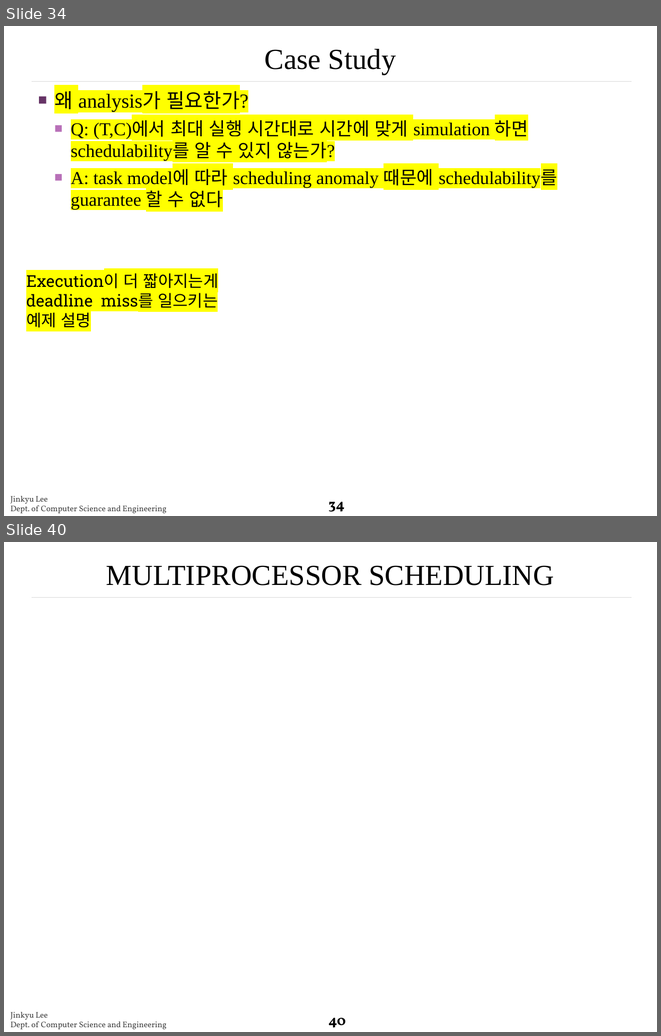
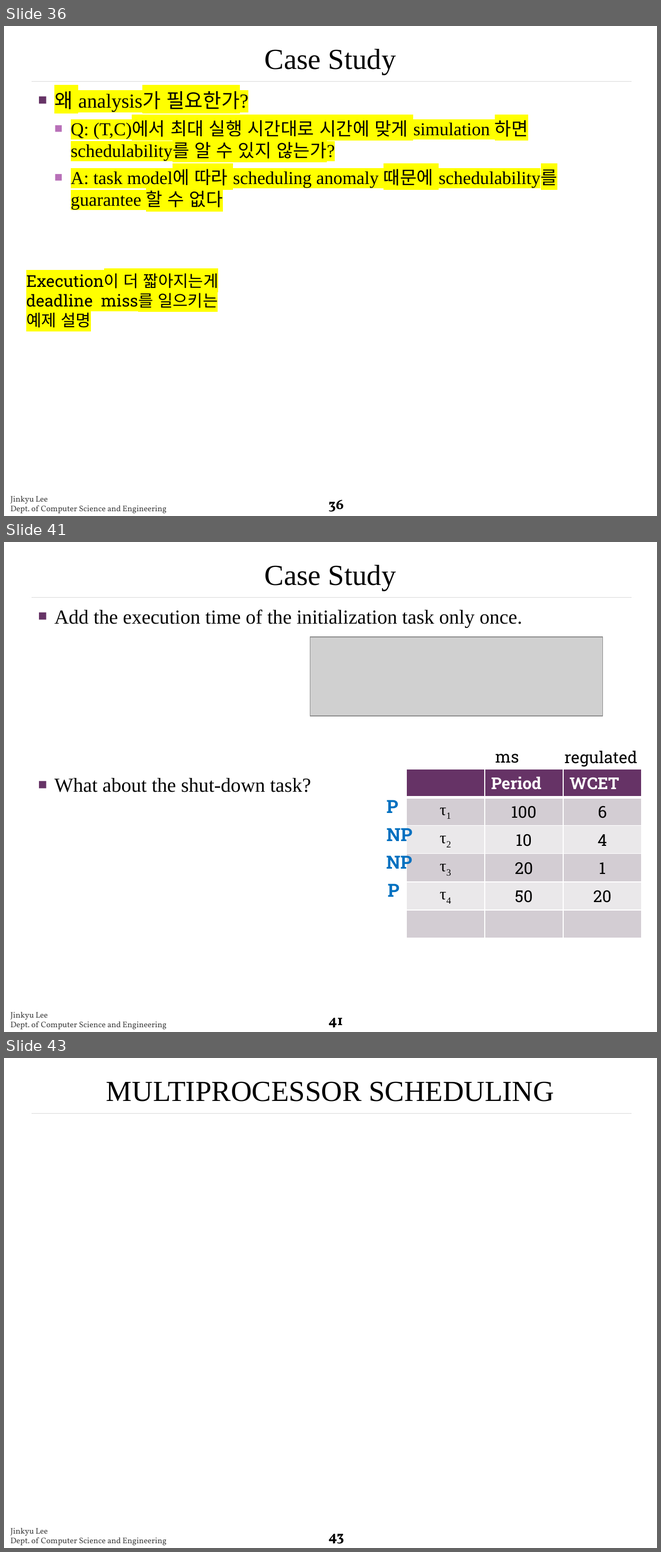
Before and after one commit to rtclskku/website, a slide deck: papers/2.pptx. Shown one above the other, each under a label of ours: slides 34 and 40 before the commit, slides 36, 41 and 43 after it; the slides between them are not shown. The pictures are 661x1036 and 661x1552 pixels, drawn with LibreOffice and Linux fonts; fonts in the diff are those of the drawing; grey boxes stand for pictures; background and template pictures are left out. Boxes give left, top, right and bottom in pixels: in the first picture for what was removed or moved away, otherwise in the second. Text is boxed around its words. In the diff, an @@ line names an element or a change of style, - is before the commit and + after.

```diff
--- a/papers/2.pptx
+++ b/papers/2.pptx
@@ slide 41 added at (x1=4, y1=542, x2=657, y2=1032), background #FFFFFF; not listed: 3 template elements that a slide beside it also shows @@
@@ title added at (x1=265, y1=565, x2=396, y2=591), 32 pt, text #000000 @@
+Case Study
@@ text added at (x1=54, y1=609, x2=522, y2=792), 22 pt, text #000000 @@
+■ Add the execution time of the initialization task only once.
+■ What about the shut-down task?
@@ picture added at (x1=310, y1=637, x2=603, y2=716) @@
@@ text added at (x1=495, y1=753, x2=519, y2=763), 18 pt, text #000000 @@
+ms
@@ text added at (x1=564, y1=750, x2=637, y2=767), 18 pt, text #000000 @@
+regulated
@@ table added at (x1=406, y1=769, x2=641, y2=928), 6 rows, 3 columns @@
+ | Period | WCET
+τ1 | 100 | 6
+τ2 | 10 | 4
+τ3 | 20 | 1
+τ4 | 50 | 20
+ |  | 
@@ text added at (x1=387, y1=800, x2=398, y2=813), 20 pt, text #0070C0, bold @@
+P
@@ text added at (x1=387, y1=828, x2=413, y2=841), 20 pt, text #0070C0, bold @@
+NP
@@ text added at (x1=386, y1=855, x2=412, y2=868), 20 pt, text #0070C0, bold @@
+NP
@@ text added at (x1=388, y1=883, x2=399, y2=897), 20 pt, text #0070C0, bold @@
+P
@@ what was slide 34 is now slide 36 @@
@@ page number at (x1=328, y1=499, x2=344, y2=511): text changed @@
-34
+36
@@ what was slide 40 is now slide 43 @@
@@ page number at (x1=328, y1=1533, x2=344, y2=1543): text changed @@
-40
+43
```
Also in this commit, not shown: 8 slides changed, 3 other slides added, 1 slide removed.
